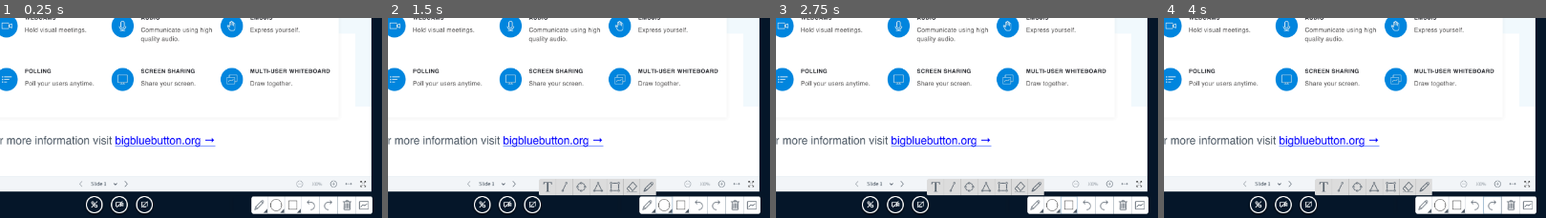
Above: before the commit, frames 1-4 (left to right).
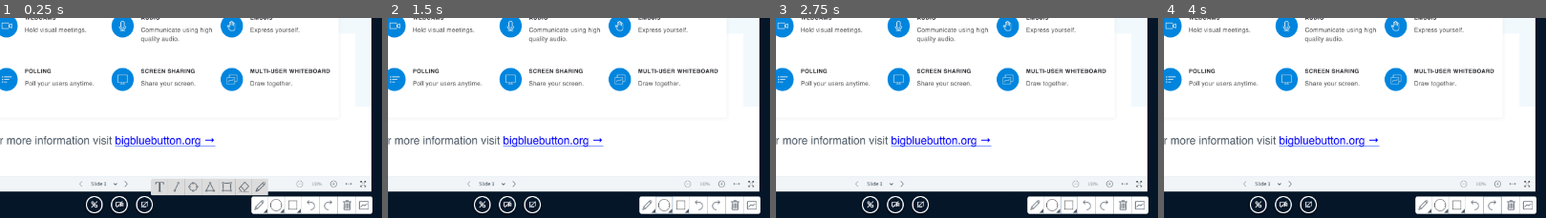
Above: after the commit, the same moments.

Repository: EduYukio/ihc_whiteboard
Game: Godot game, scene res://BBB/Main/Main.tscn
Two runs of this game, one before a commit and one after it. Both use one fixed random seed, a clock stepped at 60 frames per second and the inputs below.
Inputs (mouse positions are % of the whole screen's width and height, from its top left):
- Up to frame 1 (0.25 s): no input
- Up to frame 2 (1.5 s): click (84, 97) at 0.5 s; click (86, 97) at 1.25 s
- Up to frame 3 (2.75 s): click (88, 97) at 2 s
- Up to frame 4 (4 s): click (91, 97) at 2.75 s; click (93, 97) at 3.5 s
The pictures show only the part of the screen within x 50-100%, y 50-100%; the shares and areas given below are measured in that part.

The runs differ from the first frame. In frame 1, 2.5% of the frame differs, in the area x 39-71%, y 80-89%; in frame 2, 2.5%; in frame 3, 2.5%; in frame 4, 2.5%.

Commit message:
Fixes Some Bugs

Diff:
--- a/BBB/Canvas/Canvas.gd
+++ b/BBB/Canvas/Canvas.gd
@@ -34,6 +34,7 @@
 					clear_image()
 
 				else:
+					image.call_deferred("free")
 					image = undo_array.back().duplicate()
 					self.texture.image = image
 
@@ -41,6 +42,7 @@
 			if not redo_array.empty():
 				var last_action : Image = redo_array.pop_back()
 				undo_array.append(last_action)
+				image.call_deferred("free")
 				image = undo_array.back().duplicate()
 				self.texture.image = image
 
@@ -78,22 +80,24 @@
 
 func _input(event):
 	if event is InputEventMouseButton:
-		var mouse_pos : Vector2 = get_local_mouse_position()
-		if mouse_pos.x >= 0 and mouse_pos.y >= 0 and \
-			mouse_pos.x <= rect_size.x and mouse_pos.y <= rect_size.y:
+		var mouse_event : InputEventMouseButton = event
 
-			var mouse_event : InputEventMouseButton = event
-			if mouse_event.button_index == BUTTON_LEFT:
-				if mouse_event.pressed:
-					last_pos = get_local_mouse_position()
-					mouse_pressed = true
+		if mouse_event.button_index == BUTTON_LEFT:
+			var mouse_pos : Vector2 = get_local_mouse_position()
 
-					if not redo_array.empty():
-						redo_array.clear()
+			if mouse_event.pressed and \
+			 mouse_pos.x >= 0 and mouse_pos.y >= 0 and \
+			 mouse_pos.x <= rect_size.x and mouse_pos.y <= rect_size.y:
+				last_pos = get_local_mouse_position()
+				mouse_pressed = true
 
-				else:
-					mouse_pressed = false
-					undo_array.append(image.duplicate())
+				if not redo_array.empty():
+					while not redo_array.empty():
+						redo_array.pop_back().call_deferred("free")
+
+			elif mouse_pressed:
+				mouse_pressed = false
+				undo_array.append(image.duplicate())
 
 func paint(color):
 	var cur_pos : Vector2 = get_local_mouse_position()
--- a/BBB/Main/Main.gd
+++ b/BBB/Main/Main.gd
@@ -25,6 +25,7 @@
 	cur_canvas = canvas_instance
 
 func pop_canvas():
+	stored_canvas.mode = cur_canvas.mode
 	cur_canvas.call_deferred("free")
 	self.add_child_below_node($BBB_Interface, stored_canvas)
 	cur_canvas = stored_canvas
--- a/BBB/Main/Main.tscn
+++ b/BBB/Main/Main.tscn
@@ -51,7 +51,6 @@
 z_index = 2
 
 [node name="PencilToolsSprite" type="Sprite" parent="."]
-visible = false
 position = Vector2( 1479.36, 925.46 )
 texture = ExtResource( 7 )
 
